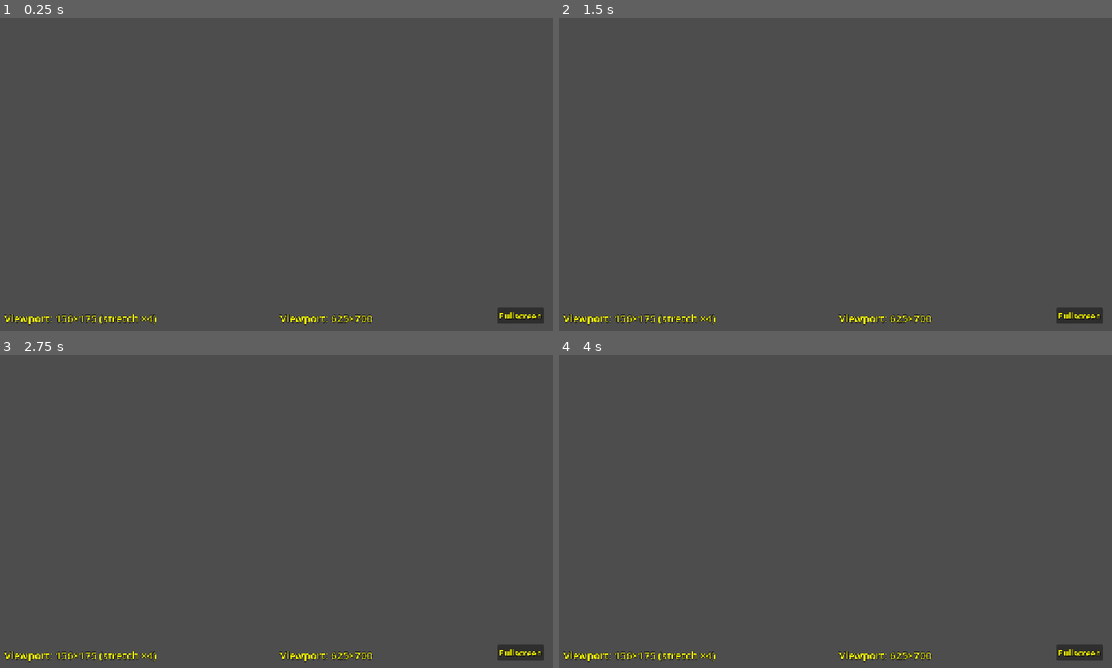
Above: before the commit, frames 1-4 (two rows, left to right).
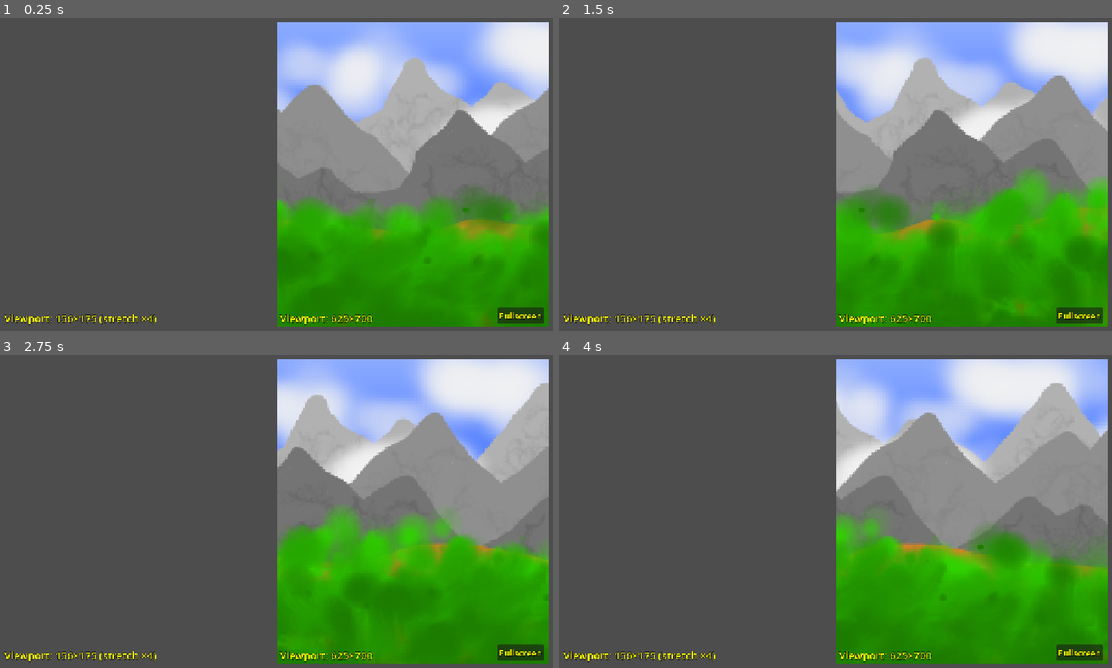
Above: after the commit, the same moments.

Repository: Toxe/godot-parallax-scrolling
Game: Godot game, scene res://scenes/main.tscn
Same seed, same stepped clock (60 frames per second), same inputs: the game is played once before the commit and once after it.
Inputs:
- Up to frame 1 (0.25 s): no input
- Up to frame 2 (1.5 s): no input
- Up to frame 3 (2.75 s): no input
- Up to frame 4 (4 s): no input

The runs differ from the first frame. In frame 1, 48% of the frame differs, in the area x 50-100%, y 1-99%; in frame 2, 48%; in frame 3, 48%; in frame 4, 48%.

Commit message:
Add parallax scrolling to viewport 2

Diff:
--- a/ParallaxScrolling/scenes/main.gd
+++ b/ParallaxScrolling/scenes/main.gd
@@ -5,6 +5,7 @@
 @onready var sub_viewport2: SubViewport = $HBoxContainer/SubViewportContainer2/SubViewport2
 @onready var viewport_size_label1: Label = $CanvasLayer/ViewportSizeLabel1
 @onready var viewport_size_label2: Label = $CanvasLayer/ViewportSizeLabel2
+@onready var camera2: Camera2D = $HBoxContainer/SubViewportContainer2/SubViewport2/Camera2D
 
 
 func _ready() -> void:
@@ -15,6 +16,8 @@
     viewport_size_label1.text = "Viewport: %d×%d (stretch ×%d)" % [sub_viewport1.size.x, sub_viewport1.size.y, sub_viewport_container1.stretch_shrink]
     viewport_size_label2.text = "Viewport: %d×%d" % [sub_viewport2.size.x, sub_viewport2.size.y]
 
+    camera2.position += Vector2(300, 0) * _delta
+
 
 func _on_fullscreen_button_pressed() -> void:
     if DisplayServer.window_get_mode() != DisplayServer.WindowMode.WINDOW_MODE_WINDOWED:
--- a/ParallaxScrolling/scenes/main.tscn
+++ b/ParallaxScrolling/scenes/main.tscn
@@ -1,6 +1,26 @@
 [gd_scene format=3 uid="uid://coesvy262tc5r"]
 
 [ext_resource type="Script" uid="uid://kux2304up4b4" path="res://scenes/main.gd" id="1_jyhfs"]
+[ext_resource type="Texture2D" uid="uid://c26ex12aivxvn" path="res://assets/images/clouds3.png" id="2_eb6dy"]
+[ext_resource type="Texture2D" uid="uid://dgw76nqwcn5dq" path="res://assets/images/clouds1.png" id="2_tefeu"]
+[ext_resource type="Texture2D" uid="uid://8nstohysvy4i" path="res://assets/images/clouds2.png" id="3_o6xl0"]
+[ext_resource type="Texture2D" uid="uid://3c317h4xsgxr" path="res://assets/images/forest1.png" id="4_tipki"]
+[ext_resource type="Texture2D" uid="uid://bj6sbhtfegbr" path="res://assets/images/mountains1.png" id="4_trceg"]
+[ext_resource type="Texture2D" uid="uid://b4qq3qqe43ec0" path="res://assets/images/forest2.png" id="5_85g3d"]
+[ext_resource type="Texture2D" uid="uid://gpkwmwxp0vak" path="res://assets/images/mountains2.png" id="6_a8y0u"]
+[ext_resource type="Texture2D" uid="uid://b8voly7ilj4a5" path="res://assets/images/forest3.png" id="6_choun"]
+[ext_resource type="Texture2D" uid="uid://d2mc7eu8b23ib" path="res://assets/images/mountains3.png" id="7_jkv2x"]
+[ext_resource type="Texture2D" uid="uid://du710aai0hve3" path="res://assets/images/ground1.png" id="8_jbj1t"]
+[ext_resource type="Texture2D" uid="uid://bt01tklcu1ym0" path="res://assets/images/ground2.png" id="9_muem4"]
+
+[sub_resource type="Gradient" id="Gradient_tefeu"]
+colors = PackedColorArray(0.5477166, 0.66959137, 1, 1, 0.05507724, 0.2830962, 1, 1)
+
+[sub_resource type="GradientTexture2D" id="GradientTexture2D_o6xl0"]
+gradient = SubResource("Gradient_tefeu")
+width = 16
+height = 512
+fill_to = Vector2(0, 1)
 
 [node name="Main" type="PanelContainer" unique_id=1438516778]
 anchors_preset = 15
@@ -41,6 +61,135 @@
 size = Vector2i(625, 700)
 render_target_update_mode = 4
 
+[node name="Camera2D" type="Camera2D" parent="HBoxContainer/SubViewportContainer2/SubViewport2" unique_id=70248295]
+position = Vector2(315, 350)
+
+[node name="Node2D" type="Node2D" parent="HBoxContainer/SubViewportContainer2/SubViewport2" unique_id=411535306]
+
+[node name="Parallax2D6" type="Parallax2D" parent="HBoxContainer/SubViewportContainer2/SubViewport2/Node2D" unique_id=1594098780]
+scroll_scale = Vector2(0, 0)
+
+[node name="Sprite2D" type="Sprite2D" parent="HBoxContainer/SubViewportContainer2/SubViewport2/Node2D/Parallax2D6" unique_id=609292863]
+scale = Vector2(40, 1)
+texture = SubResource("GradientTexture2D_o6xl0")
+centered = false
+
+[node name="Parallax2D10" type="Parallax2D" parent="HBoxContainer/SubViewportContainer2/SubViewport2/Node2D" unique_id=607016012]
+scroll_scale = Vector2(0.1, 1)
+repeat_size = Vector2(1024, 0)
+
+[node name="Sprite2D" type="Sprite2D" parent="HBoxContainer/SubViewportContainer2/SubViewport2/Node2D/Parallax2D10" unique_id=453337287]
+position = Vector2(0, -50)
+scale = Vector2(4, 4)
+texture = ExtResource("2_eb6dy")
+centered = false
+
+[node name="Parallax2D11" type="Parallax2D" parent="HBoxContainer/SubViewportContainer2/SubViewport2/Node2D" unique_id=1793438946]
+scroll_scale = Vector2(0.2, 1)
+repeat_size = Vector2(1024, 0)
+
+[node name="Sprite2D" type="Sprite2D" parent="HBoxContainer/SubViewportContainer2/SubViewport2/Node2D/Parallax2D11" unique_id=607277484]
+position = Vector2(0, -64)
+scale = Vector2(4, 4)
+texture = ExtResource("3_o6xl0")
+centered = false
+
+[node name="Parallax2D" type="Parallax2D" parent="HBoxContainer/SubViewportContainer2/SubViewport2/Node2D" unique_id=603348848]
+scroll_scale = Vector2(0.3, 1)
+repeat_size = Vector2(1024, 0)
+
+[node name="Sprite2D" type="Sprite2D" parent="HBoxContainer/SubViewportContainer2/SubViewport2/Node2D/Parallax2D" unique_id=558364712]
+position = Vector2(0, 53)
+scale = Vector2(4, 4)
+texture = ExtResource("4_trceg")
+centered = false
+
+[node name="Parallax2D12" type="Parallax2D" parent="HBoxContainer/SubViewportContainer2/SubViewport2/Node2D" unique_id=293411477]
+scroll_scale = Vector2(0.35, 1)
+repeat_size = Vector2(1024, 0)
+
+[node name="Sprite2D" type="Sprite2D" parent="HBoxContainer/SubViewportContainer2/SubViewport2/Node2D/Parallax2D12" unique_id=329814356]
+position = Vector2(0, 148)
+scale = Vector2(4, 4)
+texture = ExtResource("2_tefeu")
+centered = false
+
+[node name="Parallax2D2" type="Parallax2D" parent="HBoxContainer/SubViewportContainer2/SubViewport2/Node2D" unique_id=1196340381]
+scroll_scale = Vector2(0.4, 1)
+scroll_offset = Vector2(0, 33)
+repeat_size = Vector2(1024, 0)
+
+[node name="Sprite2D" type="Sprite2D" parent="HBoxContainer/SubViewportContainer2/SubViewport2/Node2D/Parallax2D2" unique_id=1387680487]
+position = Vector2(0, 86)
+scale = Vector2(4, 4)
+texture = ExtResource("6_a8y0u")
+centered = false
+
+[node name="Parallax2D3" type="Parallax2D" parent="HBoxContainer/SubViewportContainer2/SubViewport2/Node2D" unique_id=1588104926]
+scroll_scale = Vector2(0.5, 1)
+scroll_offset = Vector2(0, 55)
+repeat_size = Vector2(1024, 0)
+
+[node name="Sprite2D" type="Sprite2D" parent="HBoxContainer/SubViewportContainer2/SubViewport2/Node2D/Parallax2D3" unique_id=1885505074]
+position = Vector2(0, 146)
+scale = Vector2(4, 4)
+texture = ExtResource("7_jkv2x")
+centered = false
+
+[node name="Parallax2D4" type="Parallax2D" parent="HBoxContainer/SubViewportContainer2/SubViewport2/Node2D" unique_id=845601664]
+scroll_scale = Vector2(0.6, 1)
+scroll_offset = Vector2(0, 55)
+repeat_size = Vector2(1024, 0)
+
+[node name="Sprite2D" type="Sprite2D" parent="HBoxContainer/SubViewportContainer2/SubViewport2/Node2D/Parallax2D4" unique_id=1346270337]
+position = Vector2(0, 367)
+scale = Vector2(4, 4)
+texture = ExtResource("8_jbj1t")
+centered = false
+
+[node name="Parallax2D5" type="Parallax2D" parent="HBoxContainer/SubViewportContainer2/SubViewport2/Node2D" unique_id=949285522]
+scroll_scale = Vector2(0.7, 1)
+scroll_offset = Vector2(0, 55)
+repeat_size = Vector2(1024, 0)
+
+[node name="Sprite2D" type="Sprite2D" parent="HBoxContainer/SubViewportContainer2/SubViewport2/Node2D/Parallax2D5" unique_id=2013597155]
+position = Vector2(0, 442)
+scale = Vector2(4, 4)
+texture = ExtResource("9_muem4")
+centered = false
+
+[node name="Parallax2D7" type="Parallax2D" parent="HBoxContainer/SubViewportContainer2/SubViewport2/Node2D" unique_id=1517304998]
+scroll_scale = Vector2(0.8, 1)
+scroll_offset = Vector2(0, 55)
+repeat_size = Vector2(1024, 0)
+
+[node name="Sprite2D" type="Sprite2D" parent="HBoxContainer/SubViewportContainer2/SubViewport2/Node2D/Parallax2D7" unique_id=599083531]
+position = Vector2(0, 274)
+scale = Vector2(4, 4)
+texture = ExtResource("4_tipki")
+centered = false
+
+[node name="Parallax2D8" type="Parallax2D" parent="HBoxContainer/SubViewportContainer2/SubViewport2/Node2D" unique_id=1329456496]
+scroll_scale = Vector2(0.9, 1)
+scroll_offset = Vector2(0, 55)
+repeat_size = Vector2(1024, 0)
+
+[node name="Sprite2D" type="Sprite2D" parent="HBoxContainer/SubViewportContainer2/SubViewport2/Node2D/Parallax2D8" unique_id=22146045]
+position = Vector2(0, 301)
+scale = Vector2(4, 4)
+texture = ExtResource("5_85g3d")
+centered = false
+
+[node name="Parallax2D9" type="Parallax2D" parent="HBoxContainer/SubViewportContainer2/SubViewport2/Node2D" unique_id=1872057893]
+scroll_offset = Vector2(0, 55)
+repeat_size = Vector2(1024, 0)
+
+[node name="Sprite2D" type="Sprite2D" parent="HBoxContainer/SubViewportContainer2/SubViewport2/Node2D/Parallax2D9" unique_id=809462219]
+position = Vector2(0, 315)
+scale = Vector2(4, 4)
+texture = ExtResource("6_choun")
+centered = false
+
 [node name="CanvasLayer" type="CanvasLayer" parent="." unique_id=2063356290]
 
 [node name="ViewportSizeLabel1" type="Label" parent="CanvasLayer" unique_id=19824150]
